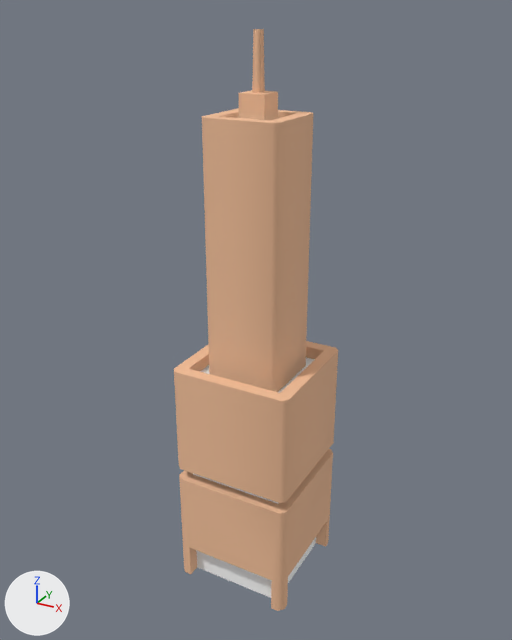
Before and after pictures for a commit that changed the glTF model assets/kenney/citycommercial/low-detail-building-b.glb.
One viewpoint serves both versions: a camera (50 mm lens) standing at (1.22, -2.24, 2.29) and looking at (-0.02, 0.02, 1.16). Arrows for +X, +Y and +Z are at lower left; the lights stay in place. The older version comes first.

The first picture shows 'low-detail-building-b'.
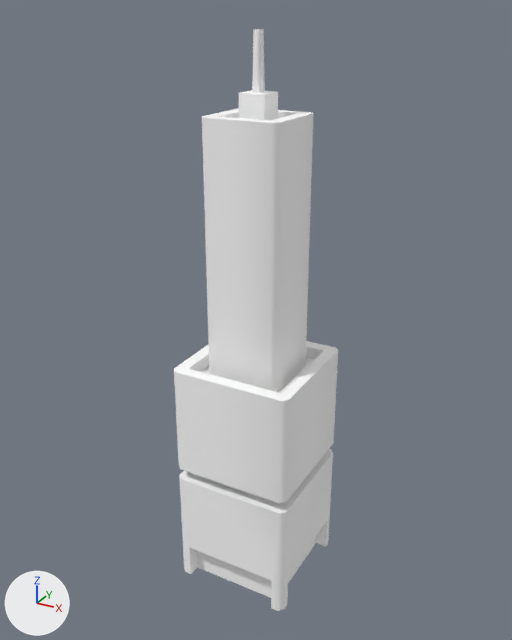
What changed in the scene script:
```text
Add mat_colormap_137:
    mat_colormap_137 = principled_material('colormap.137')
    mat_colormap_137.base_color = (1.0, 1.0, 1.0)  # white #ffffff
    mat_colormap_137.roughness = 1.0
Change me_low_detail_building_b:
    where me_low_detail_building_b.from_pydata(...)  # 112 vertices, 200 faces; spans x -0.25..0.25, y -0.25..0.25, z 0.0..2.23
    remove me_low_detail_building_b.materials.append(mat_colormap)
    add me_low_detail_building_b.materials.append(mat_colormap_137)  # white #ffffff
```

Pixel boxes [x1, y1, x2, y2] of what changed, in the pictures (512 x 640 px):
'low-detail-building-b', recoloured (lighter)
    both: [174, 29, 338, 611]
